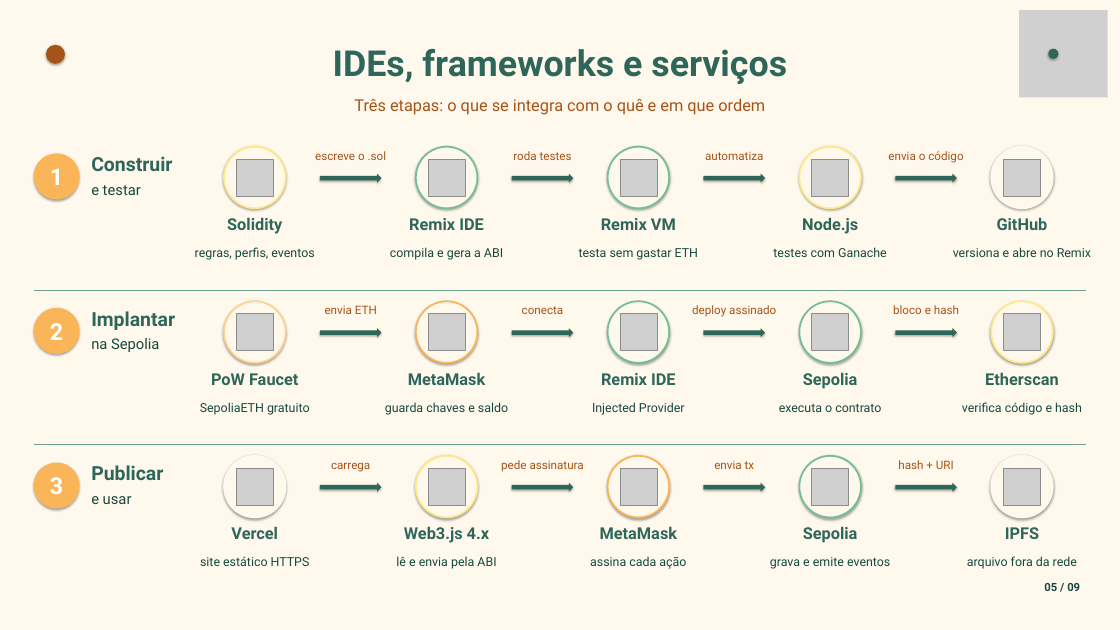
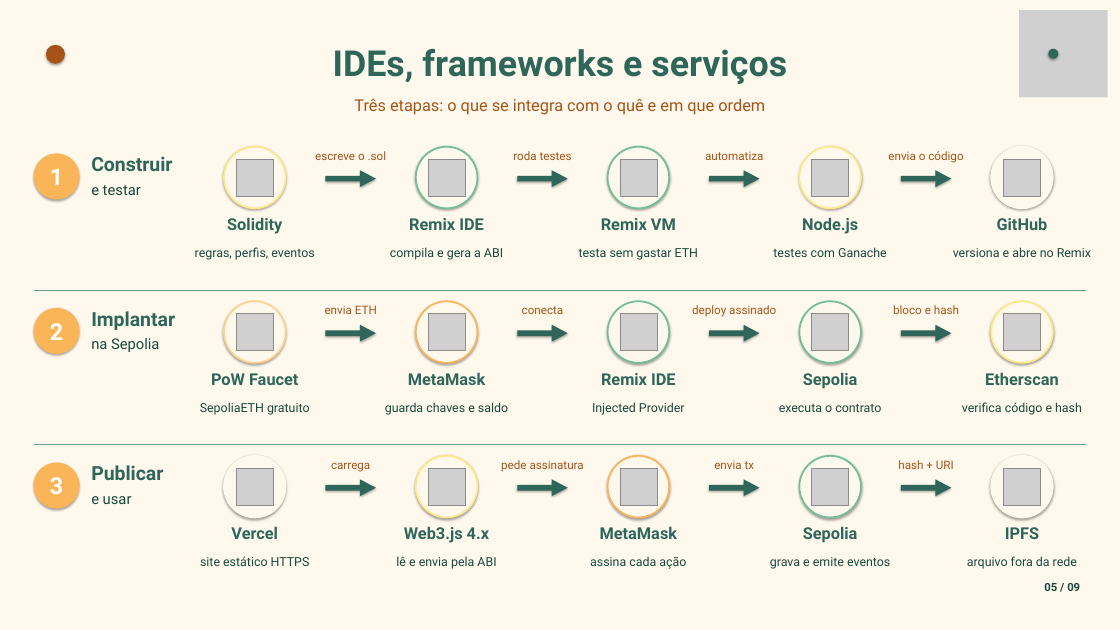
Before and after one commit to JulianaBallin/EcoOrigem, a slide deck: slide 5 of docs/slides/apresentacao-ecoorigem.pptx. Drawn at 1120x630 pixels with LibreOffice and Linux fonts; fonts in the diff are those of the drawing; grey boxes stand for pictures. Boxes give left, top, right and bottom in pixels: in the first picture for what was removed or moved away, otherwise in the second. Text is boxed around its words. In the diff, an @@ line names an element or a change of style, - is before the commit and + after.

Commit message:
fix(slides): enlarge context box, delivery icons and arrow heads

```diff
--- a/docs/slides/apresentacao-ecoorigem.pptx
+++ b/docs/slides/apresentacao-ecoorigem.pptx
@@ right arrow: place and size @@
-right arrow at (320, 174, 381, 183)
+right arrow at (325, 170, 376, 187)
@@ right arrow: place and size @@
-right arrow at (512, 174, 573, 183)
+right arrow at (517, 170, 568, 187)
@@ right arrow: place and size @@
-right arrow at (703, 174, 765, 183)
+right arrow at (709, 170, 759, 187)
@@ right arrow: place and size @@
-right arrow at (895, 174, 957, 183)
+right arrow at (901, 170, 951, 187)
@@ right arrow: place and size @@
-right arrow at (320, 328, 381, 337)
+right arrow at (325, 325, 376, 342)
@@ right arrow: place and size @@
-right arrow at (512, 328, 573, 337)
+right arrow at (517, 325, 568, 342)
@@ right arrow: place and size @@
-right arrow at (703, 328, 765, 337)
+right arrow at (709, 325, 759, 342)
@@ right arrow: place and size @@
-right arrow at (895, 328, 957, 337)
+right arrow at (901, 325, 951, 342)
@@ right arrow: place and size @@
-right arrow at (320, 483, 381, 492)
+right arrow at (325, 479, 376, 496)
@@ right arrow: place and size @@
-right arrow at (512, 483, 573, 492)
+right arrow at (517, 479, 568, 496)
@@ right arrow: place and size @@
-right arrow at (703, 483, 765, 492)
+right arrow at (709, 479, 759, 496)
@@ proportions changed in 12 elements at (517, 170, 568, 187), (709, 170, 759, 187), (325, 325, 376, 342), (517, 325, 568, 342), (709, 325, 759, 342), (325, 170, 376, 187), (901, 325, 951, 342), (901, 170, 951, 187), (325, 479, 376, 496), (517, 479, 568, 496), (709, 479, 759, 496), (901, 479, 951, 496) @@
@@ right arrow: place and size @@
-right arrow at (895, 483, 957, 492)
+right arrow at (901, 479, 951, 496)
```
Also in this commit, not shown: 2 other slides changed, 1 other file.
